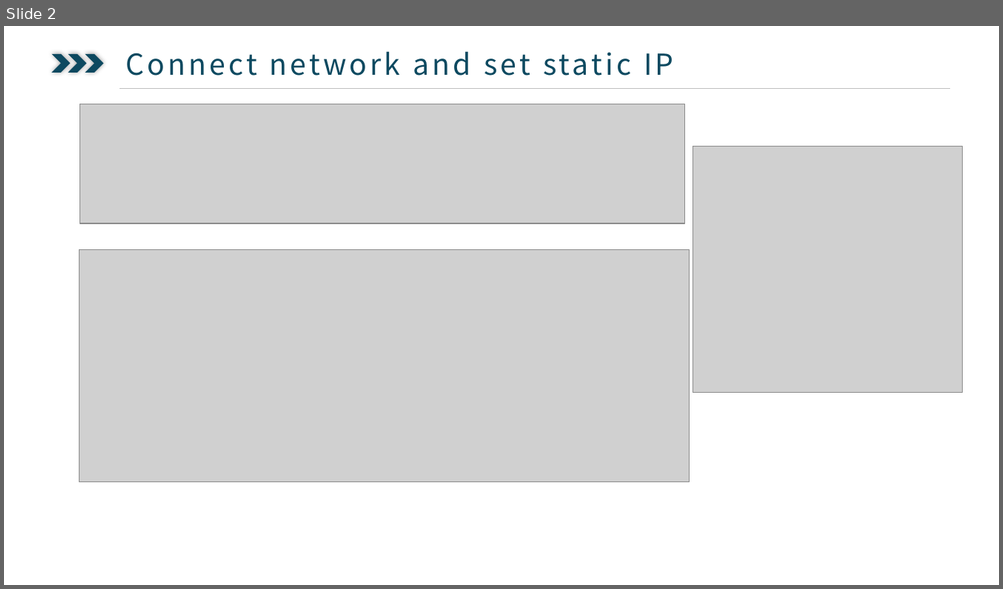
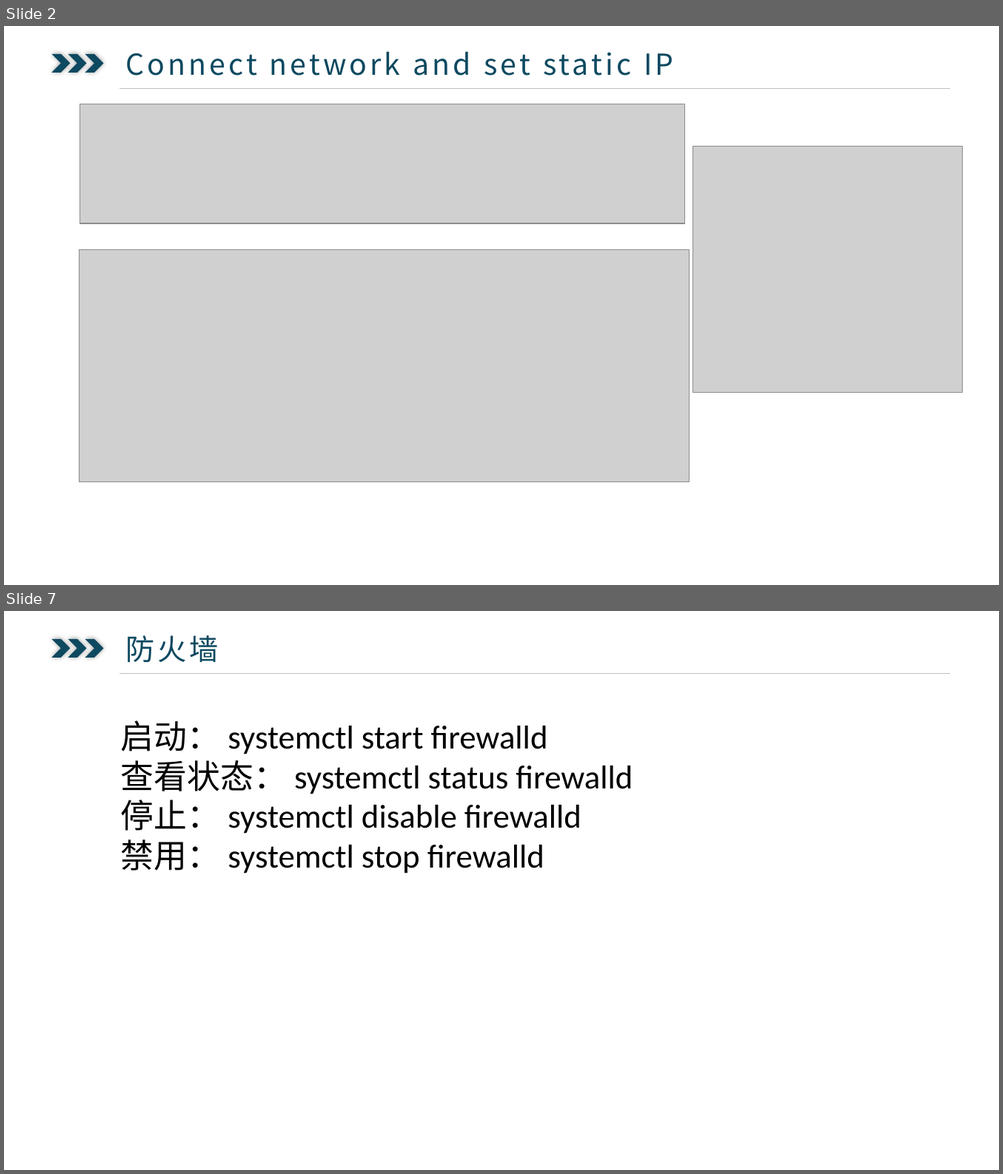
Before and after one commit to ysglyl/ppts, a slide deck: centos7.pptx. Shown one above the other, each under a label of ours: slide 2 before the commit, slides 2 and 7 after it; the slides between them are not shown. The pictures are 1003x589 and 1003x1174 pixels, drawn with LibreOffice and Linux fonts; fonts in the diff are those of the drawing; grey boxes stand for pictures. Boxes give left, top, right and bottom in pixels: in the first picture for what was removed or moved away, otherwise in the second. Text is boxed around its words. In the diff, an @@ line names an element or a change of style, - is before the commit and + after.

```diff
--- a/centos7.pptx
+++ b/centos7.pptx
@@ slide 7 added at [4,611,999,1170], background #FFFFFF @@
@@ chevron added at [52,638,71,658], fill #0D4960 @@
@@ chevron added at [68,638,87,658], fill #0D4960 @@
@@ chevron added at [85,638,104,658], fill #0D4960 @@
@@ text added at [125,635,219,662], 28 pt, text #0D4960 @@
+  防火墙
@@ line added from (119, 673) to (950, 673), #BFBFBF 0.5 pt @@
@@ text added at [121,721,632,874], 32 pt, text #000000 @@
+启动： systemctl start firewalld
+查看状态： systemctl status firewalld
+停止： systemctl disable firewalld
+禁用： systemctl stop firewalld
```
Also in this commit, not shown: 1 slide changed, 14 other slides added, 1 slide removed, 3 other files.
